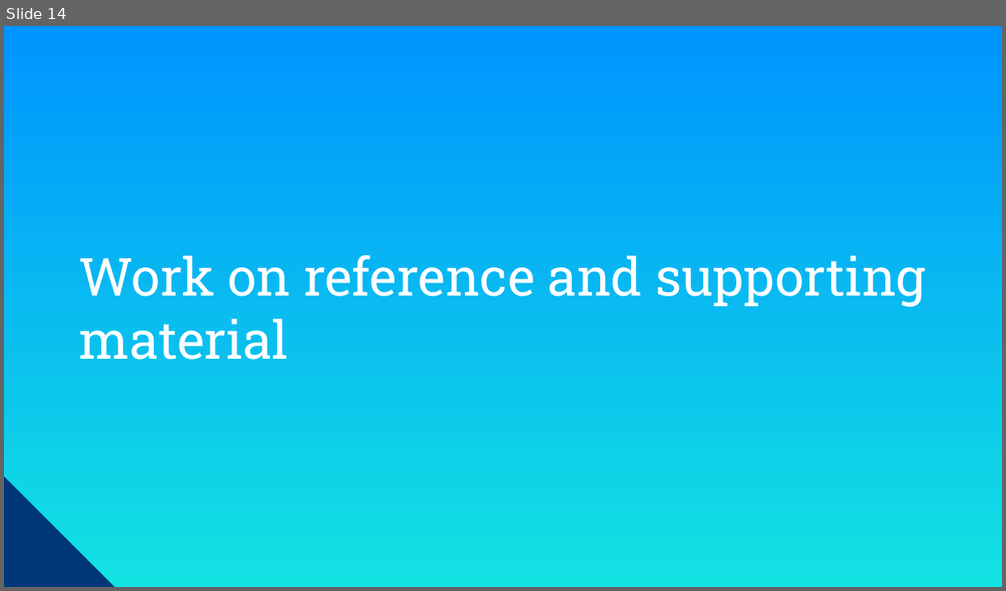
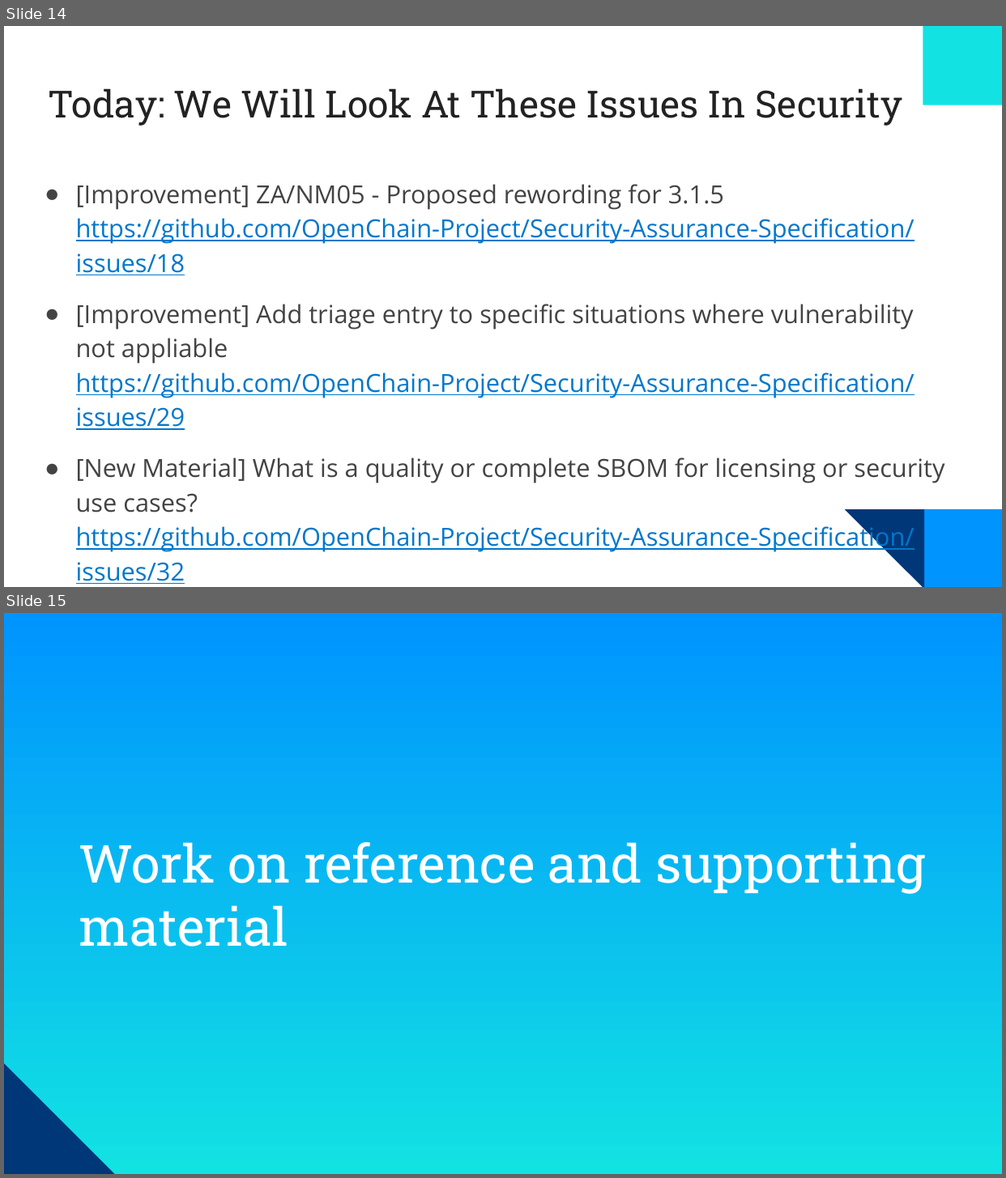
Before and after one commit to OpenChain-Project/Meeting-Slides, a slide deck: Slides/OpenChain-Monthly-Meeting-2024-03-19.pptx. Shown one above the other, each under a label of ours: slide 14 before the commit, slides 14 and 15 after it. The pictures are 1006x591 and 1006x1178 pixels, drawn with LibreOffice and Linux fonts; fonts in the diff are those of the drawing; background and template pictures are left out. Boxes give left, top, right and bottom in pixels: in the first picture for what was removed or moved away, otherwise in the second. Text is boxed around its words. In the diff, an @@ line names an element or a change of style, - is before the commit and + after.

```diff
--- a/Slides/OpenChain-Monthly-Meeting-2024-03-19.pptx
+++ b/Slides/OpenChain-Monthly-Meeting-2024-03-19.pptx
@@ slide 14 added at [4, 26, 1002, 587], background #FFFFFF @@
@@ rectangle added at [923, 26, 1002, 105], fill #12E2E2 @@
@@ title added at [48, 88, 902, 126], 27 pt, text #222222 @@
+Today: We Will Look At These Issues In Security
@@ text added at [76, 184, 944, 584], 18 pt, text #0077CC, underline @@
+● [Improvement] ZA/NM05 - Proposed rewording for 3.1.5
+  https://github.com/OpenChain-Project/Security-Assurance-Specification/issues/18
+● [Improvement] Add triage entry to specific situations where vulnerability not appliable
+  https://github.com/OpenChain-Project/Security-Assurance-Specification/issues/29
+● [New Material] What is a quality or complete SBOM for licensing or security use cases?
+  https://github.com/OpenChain-Project/Security-Assurance-Specification/issues/32
@@ right triangle added at [844, 510, 924, 587], fill #003778 @@
@@ rectangle added at [924, 510, 1002, 587], fill #0094FF @@
@@ what was slide 14 is now slide 15 @@
```
Also in this commit, not shown: 1 other file.
